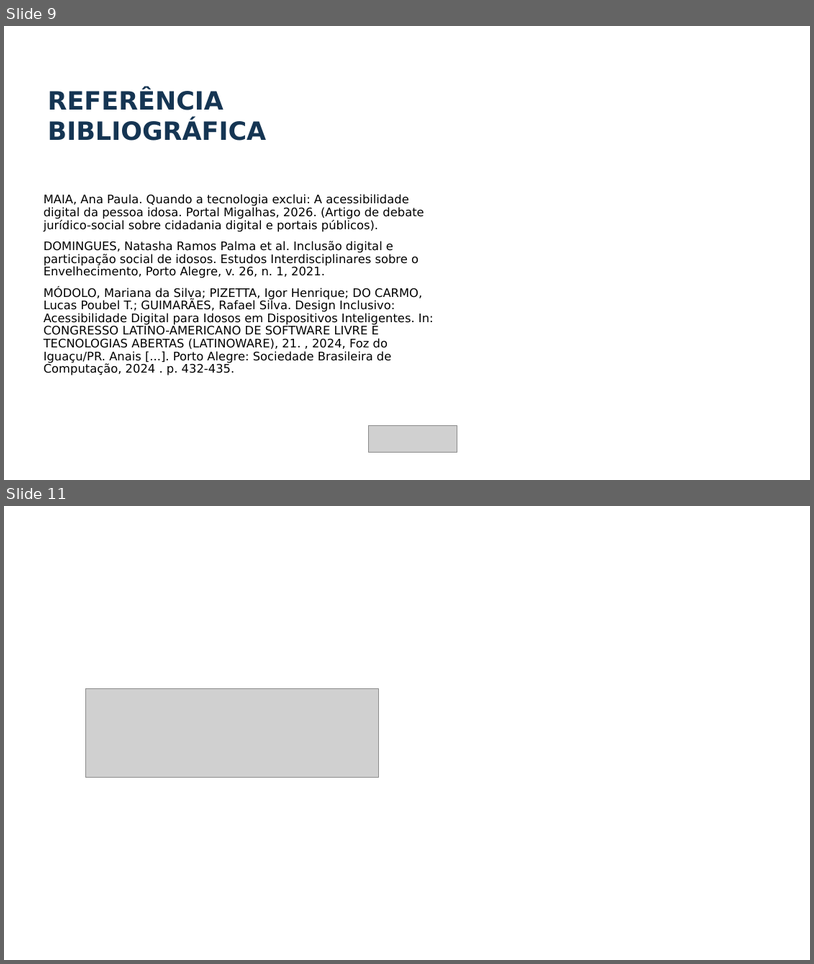
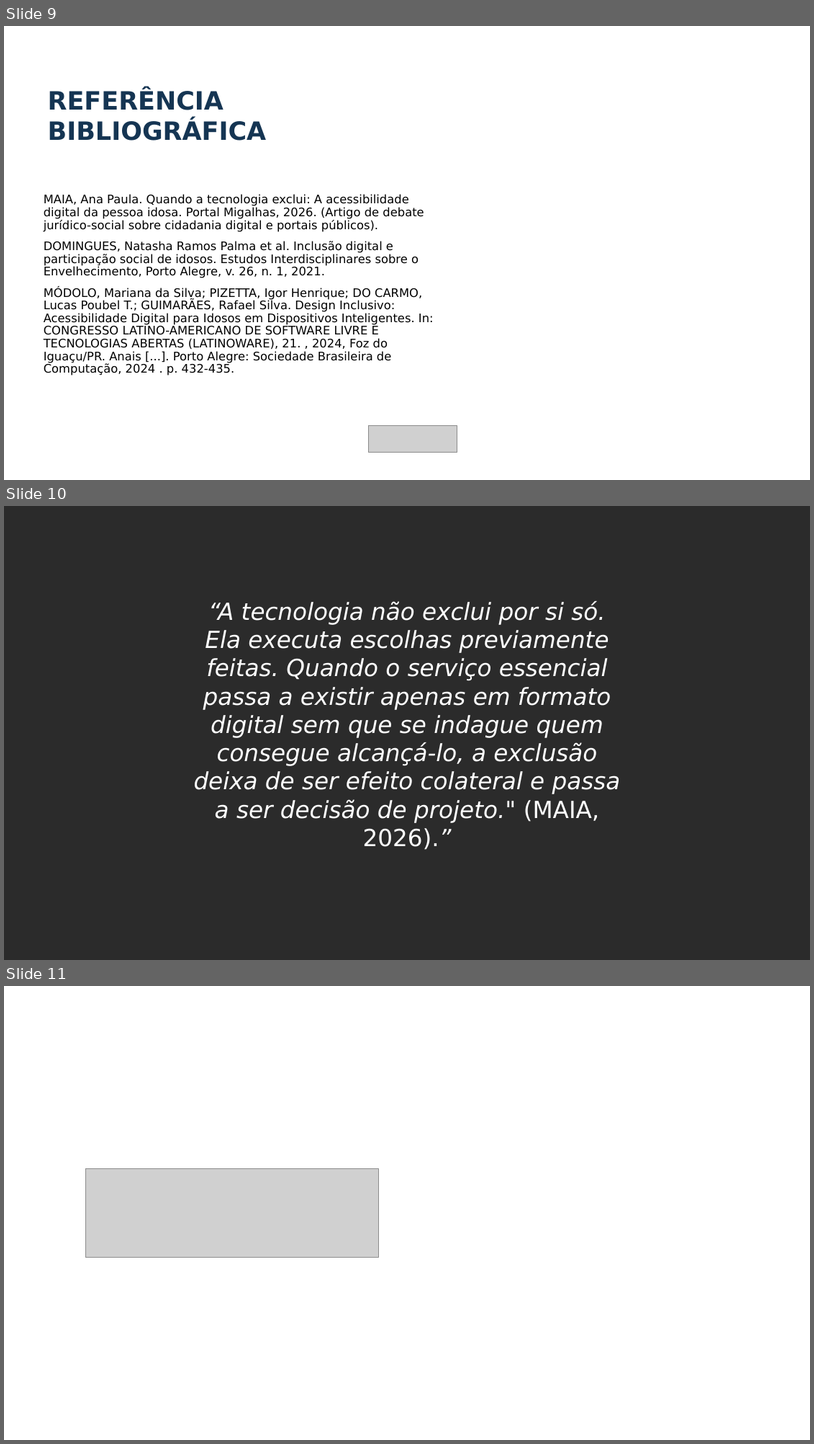
Before and after one commit to BrunoGCosta90/ProjetoDesignProfissional, a slide deck: Apresentação.pptx. Shown one above the other, each under a label of ours: slides 9 and 11 before the commit, slides 9, 10 and 11 after it; the slides between them are not shown. The pictures are 814x964 and 814x1444 pixels, drawn with LibreOffice and Linux fonts; fonts in the diff are those of the drawing; grey boxes stand for pictures; background and template pictures are left out; a plain dark background stands for a picture behind light text. Boxes give left, top, right and bottom in pixels: in the first picture for what was removed or moved away, otherwise in the second. Text is boxed around its words. In the diff, an @@ line names an element or a change of style, - is before the commit and + after.

```diff
--- a/Apresentação.pptx
+++ b/Apresentação.pptx
@@ slide 10 added at bbox=[4, 506, 810, 960], background picture (left out) @@
@@ text added at bbox=[194, 601, 621, 849], 28 pt, text #FFFFFF, italic @@
+“A tecnologia não exclui por si só. Ela executa escolhas previamente feitas. Quando o serviço essencial passa a existir apenas em formato digital sem que se indague quem consegue alcançá-lo, a exclusão deixa de ser efeito colateral e passa a ser decisão de projeto." (MAIA, 2026).”
```
Also in this commit, not shown: 3 slides changed, 1 slide removed.
